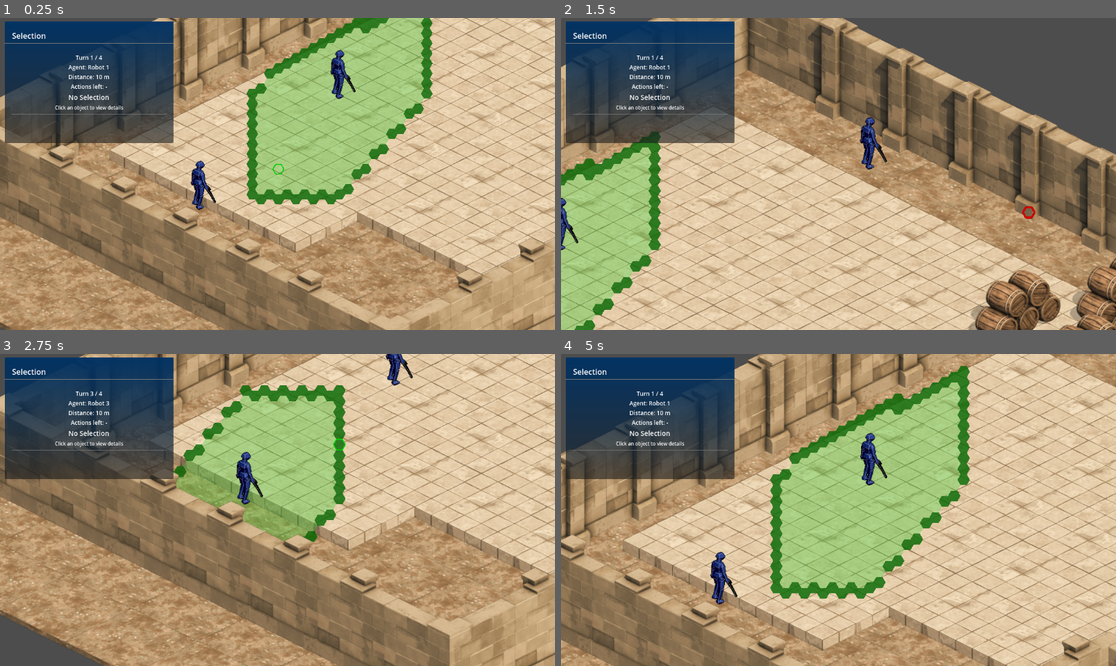
Above: before the commit, frames 1-4 (two rows, left to right).
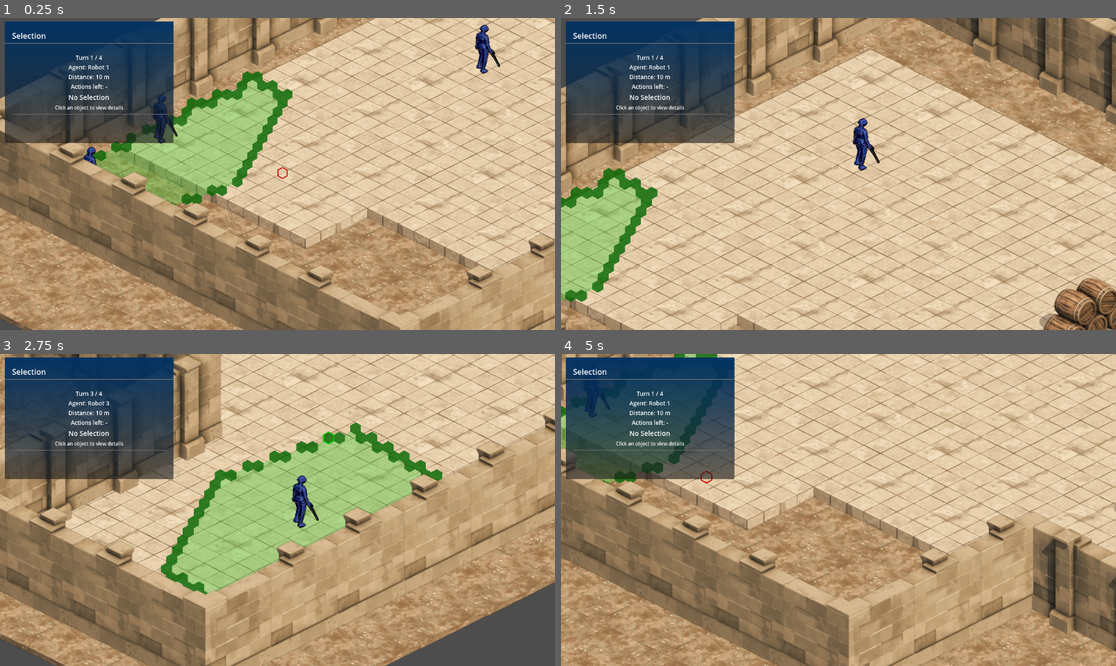
Above: after the commit, the same moments.

Repository: iolmstead23/robots-zombies-ghosts
Game: Godot game, scene res://main.tscn
Two runs of this game, one before a commit and one after it. Both use one fixed random seed, a clock stepped at 60 frames per second and the inputs below. This scene is started directly instead of the project's main scene.
Inputs (mouse positions are in pixels of both pictures, inside the frame that each line leads up to):
- Up to frame 1 (0.25 s): no input
- Up to frame 2 (1.5 s): tap Enter (ui_accept) at 0.5, 0.77 s; move the mouse to (1088, 245) at 0.52 s; hold Right (ui_right) 0.53-1.28 s; tap Space at 0.6, 1.35 s; click (1088, 245) at 0.67 s; move the mouse to (1027, 217) at 1.27 s; hold Down (ui_down) from 1.28 s (still down); click (1027, 217) at 1.42 s
- Up to frame 3 (2.75 s): tap Enter (ui_accept) at 1.52 s; move the mouse to (333, 441) at 2.02 s; release Down (ui_down) at 2.03 s; hold Right (ui_right) from 2.03 s (still down); tap Space at 2.1 s
- Up to frame 4 (5 s): move the mouse to (810, 572) at 2.77 s; release Right (ui_right) at 2.78 s; hold Up (ui_up) 2.78-3.53 s; tap Space at 2.85, 3.6, 4.35 s; click (810, 572) at 2.92 s; tap Enter (ui_accept) at 3.02, 3.77, 4.52 s; move the mouse to (1049, 531) at 3.52 s; hold Left (ui_left) from 3.53 s (still down); click (1049, 531) at 3.67 s; move the mouse to (672, 463) at 4.27 s

The runs differ from the first frame. In frame 1, 44% of the frame differs, in the area x 0-100%, y 0-100%; in frame 2, 57%; in frame 3, 65%; in frame 4, 70%.

Commit message:
Fix oval movement radius: adjust isometric scale, add distance validation, implement visual and hybrid range functions

Diff:
--- a/Controllers/DebugController/Visualization/hex_grid_debug.gd
+++ b/Controllers/DebugController/Visualization/hex_grid_debug.gd
@@ -40,6 +40,13 @@
 		return
 
 	var size := hex_grid.hex_size
+
+	# Use isometric corners if transform is enabled
+	if hex_grid.use_isometric_transform:
+		_hex_corners = HexGeometry.get_isometric_corner_offsets(size)
+		return
+
+	# Standard hex corners
 	var angle_offset := 0.0 if hex_grid.layout_flat_top else PI / 6.0
 
 	for i in range(6):
--- a/Controllers/HexGridController/Core/hex_cell.gd
+++ b/Controllers/HexGridController/Core/hex_cell.gd
@@ -32,6 +32,10 @@
 	var dz: int = abs(cube_a.z - cube_b.z)
 	@warning_ignore("integer_division")
 	return (dx + dy + dz) / 2
+
+# Calculate visual isometric distance
+func isometric_distance_to(other: HexCell) -> float:
+	return IsoDistanceCalculator.calculate_isometric_distance(self, other)
 
 func get_neighbors_coords() -> Array[Vector2i]:
 	const FLAT_TOP_DIRECTIONS := [
--- a/Controllers/HexGridController/Core/hex_grid.gd
+++ b/Controllers/HexGridController/Core/hex_grid.gd
@@ -19,6 +19,12 @@
 @export var iso_angle: float = 30.0
 @export var sprite_vertical_offset: float = 0.0
 @export var click_isometric_correction: bool = false
+@export var use_isometric_transform: bool = false
+
+# Distance calculation settings
+@export_group("Distance Settings")
+@export var use_hybrid_range: bool = false
+@export_range(0.0, 1.0) var hybrid_alpha: float = 0.5
 
 # Storage
 var cells: Array[HexCell] = []
@@ -48,11 +54,35 @@
 		print("HexGrid: Initialized %dx%d (%d cells)" % [grid_width, grid_height, cells.size()])
 
 func _calculate_layout() -> void:
+	if use_isometric_transform and layout_flat_top:
+		var metrics := IsoCornerCalculator.calculate_isometric_metrics(hex_size)
+		hex_width = metrics.width
+		hex_height = metrics.height
+		horizontal_spacing = metrics.horizontal_spacing
+		vertical_spacing = metrics.vertical_spacing
+		if OS.is_debug_build():
+			print("HexGrid: Using 30° ROTATED isometric transform")
+			print("  - Rotation: 30° diagonal axis")
+			print("  - Horizontal spacing: %.2f" % horizontal_spacing)
+			print("  - Vertical spacing: %.2f" % vertical_spacing)
+			print("  - Ratio: %.2f:1" % metrics.ratio)
+			var dist_check := IsoDistanceCalculator.verify_equal_distances(hex_size)
+			print("  - Distance variance: %.4f (equal=%s)" % [dist_check.variance, dist_check.are_equal])
+			print("  - Finding optimal Y-scale factor...")
+			var optimal := IsoDistanceCalculator.find_optimal_scale(hex_size)
+			print("  - OPTIMAL: scale_y=%.3f, variance=%.4f" % [optimal.best_scale, optimal.best_variance])
+			print("  - Current DISTANCE_SCALE=%.3f needs adjustment!" % IsoTransform.DISTANCE_SCALE)
+		return
+
 	if layout_flat_top:
 		hex_width = hex_size * 2.0
 		hex_height = sqrt(3.0) * hex_size
 		horizontal_spacing = hex_width * 0.75
 		vertical_spacing = hex_height
+		if OS.is_debug_build():
+			print("HexGrid: Using STANDARD flat-top layout")
+			print("  - Horizontal spacing: %.2f" % horizontal_spacing)
+			print("  - Vertical spacing: %.2f" % vertical_spacing)
 	else:
 		hex_width = sqrt(3.0) * hex_size
 		hex_height = hex_size * 2.0
@@ -75,6 +105,9 @@
 			idx += 1
 
 func _axial_to_world(q: int, r: int) -> Vector2:
+	if use_isometric_transform:
+		return IsoTransform.axial_to_isometric(q, r, hex_size, grid_offset)
+
 	var x: float
 	var y: float
 
@@ -88,6 +121,9 @@
 	return Vector2(x, y) + grid_offset
 
 func world_position_to_axial(world_pos: Vector2) -> Vector2i:
+	if use_isometric_transform:
+		return IsoTransform.isometric_to_axial(world_pos, hex_size, grid_offset)
+
 	var p := world_pos - grid_offset
 	if sprite_vertical_offset != 0.0:
 		p.y += sprite_vertical_offset
@@ -220,6 +256,36 @@
 func get_enabled_cells_in_range(center: HexCell, radius: int) -> Array[HexCell]:
 	var result: Array[HexCell] = []
 	for cell in get_cells_in_range(center, radius):
+		if cell.enabled:
+			result.append(cell)
+	return result
+
+func get_cells_in_visual_range(center: HexCell, pixel_radius: float) -> Array[HexCell]:
+	var result: Array[HexCell] = []
+	for cell in cells:
+		var visual_dist := IsoDistanceCalculator.calculate_isometric_distance(center, cell)
+		if visual_dist <= pixel_radius:
+			result.append(cell)
+	return result
+
+func get_enabled_cells_in_visual_range(center: HexCell, pixel_radius: float) -> Array[HexCell]:
+	var result: Array[HexCell] = []
+	for cell in get_cells_in_visual_range(center, pixel_radius):
+		if cell.enabled:
+			result.append(cell)
+	return result
+
+func get_cells_in_hybrid_range(center: HexCell, radius: float) -> Array[HexCell]:
+	var result: Array[HexCell] = []
+	for cell in cells:
+		var hybrid_dist := IsoDistanceCalculator.calculate_hybrid_distance(center, cell, hybrid_alpha)
+		if hybrid_dist <= radius:
+			result.append(cell)
+	return result
+
+func get_enabled_cells_in_hybrid_range(center: HexCell, radius: float) -> Array[HexCell]:
+	var result: Array[HexCell] = []
+	for cell in get_cells_in_hybrid_range(center, radius):
 		if cell.enabled:
 			result.append(cell)
 	return result
--- a/Controllers/HexGridController/Core/hex_grid_controller.gd
+++ b/Controllers/HexGridController/Core/hex_grid_controller.gd
@@ -212,6 +212,7 @@
 	hex_grid.grid_height = grid_height
 	hex_grid.hex_size = hex_size
 	hex_grid.layout_flat_top = true
+	hex_grid.use_isometric_transform = true
 	hex_grid.sprite_vertical_offset = 0.0
 	hex_grid.grid_offset = grid_offset
 	add_child(hex_grid)
--- a/Controllers/HexGridController/Managers/hex_cell_hover_visualizer.gd
+++ b/Controllers/HexGridController/Managers/hex_cell_hover_visualizer.gd
@@ -83,7 +83,10 @@
 		var pos := _rejection_pulse_cell.world_position
 		var size := hex_grid.hex_size
 		# Draw thicker red outline for rejection pulse
-		HexGeometry.draw_hexagon_outline(self, pos, size * 0.95, not_navigable_color, rejection_pulse_width)
+		if hex_grid.use_isometric_transform:
+			HexGeometry.draw_isometric_hexagon_outline(self, pos, size * 0.95, not_navigable_color, rejection_pulse_width)
+		else:
+			HexGeometry.draw_hexagon_outline(self, pos, size * 0.95, not_navigable_color, rejection_pulse_width)
 
 	# Draw normal hover outline
 	if not hover_enabled or not hovered_cell:
@@ -104,4 +107,7 @@
 	# Draw hex outline
 	var pos := hovered_cell.world_position
 	var size := hex_grid.hex_size
-	HexGeometry.draw_hexagon_outline(self, pos, size * 0.95, outline_color, outline_width)
+	if hex_grid.use_isometric_transform:
+		HexGeometry.draw_isometric_hexagon_outline(self, pos, size * 0.95, outline_color, outline_width)
+	else:
+		HexGeometry.draw_hexagon_outline(self, pos, size * 0.95, outline_color, outline_width)
--- a/Controllers/HexGridController/Managers/hex_cell_selector.gd
+++ b/Controllers/HexGridController/Managers/hex_cell_selector.gd
@@ -63,4 +63,7 @@
 	var outline_color := highlight_outline_color if selected_cell.enabled else disabled_highlight_color
 
 	# Draw outline only (no fill)
-	HexGeometry.draw_hexagon_outline(self, pos, size * 0.95, outline_color, outline_width)
+	if hex_grid.use_isometric_transform:
+		HexGeometry.draw_isometric_hexagon_outline(self, pos, size * 0.95, outline_color, outline_width)
+	else:
+		HexGeometry.draw_hexagon_outline(self, pos, size * 0.95, outline_color, outline_width)
--- a/Controllers/HexGridController/Managers/traversable_area_visualizer.gd
+++ b/Controllers/HexGridController/Managers/traversable_area_visualizer.gd
@@ -88,7 +88,12 @@
 		return
 
 	var size := hex_grid.hex_size
-	_hex_corners = HexGeometry.get_hex_corner_offsets(size)
+
+	# Use isometric corners if transform is enabled
+	if hex_grid.use_isometric_transform:
+		_hex_corners = HexGeometry.get_isometric_corner_offsets(size)
+	else:
+		_hex_corners = HexGeometry.get_hex_corner_offsets(size)
 
 # ============================================================================
 # SIGNAL HANDLERS
--- /dev/null
+++ b/Controllers/HexGridController/Packages/IsometricTransform/iso_corner_calculator.gd
@@ -0,0 +1,45 @@
+class_name IsoCornerCalculator
+extends RefCounted
+
+# Calculate hexagon corners in isometric space
+# Transforms standard flat-top corners to achieve 2:1 visual ratio
+
+# Generate 6 corner vertices for flat-top hexagon in isometric space
+static func get_isometric_hex_corners(center: Vector2, radius: float) -> PackedVector2Array:
+	var corners := PackedVector2Array()
+	for i in range(6):
+		var standard_corner := _get_standard_corner(i, radius)
+		var iso_corner := IsoTransform.to_isometric(standard_corner)
+		corners.append(center + iso_corner)
+	return corners
+
+# Get pre-calculated isometric corner offsets (relative to center)
+static func get_isometric_corner_offsets(radius: float) -> PackedVector2Array:
+	var offsets := PackedVector2Array()
+	for i in range(6):
+		var standard_corner := _get_standard_corner(i, radius)
+		var iso_offset := IsoTransform.to_isometric(standard_corner)
+		offsets.append(iso_offset)
+	return offsets
+
+# Calculate standard flat-top hex corner offset (0-5)
+static func _get_standard_corner(corner_index: int, radius: float) -> Vector2:
+	var angle_deg := 60.0 * corner_index
+	var angle_rad := deg_to_rad(angle_deg)
+	return Vector2(radius * cos(angle_rad), radius * sin(angle_rad))
+
+# Calculate isometric hex metrics
+static func calculate_isometric_metrics(hex_size: float) -> Dictionary:
+	var spacing := IsoTransform.get_isometric_spacing(hex_size)
+	var standard_width := hex_size * 2.0
+	var standard_height := hex_size * sqrt(3.0)
+	var width_vec := IsoTransform.to_isometric(Vector2(standard_width, 0.0))
+	var height_vec := IsoTransform.to_isometric(Vector2(0.0, standard_height))
+	return {
+		"width": width_vec.length(),
+		"height": height_vec.length(),
+		"horizontal_spacing": spacing.horizontal,
+		"vertical_spacing": spacing.vertical,
+		"ratio": spacing.ratio,
+		"radius": hex_size
+	}
--- /dev/null
+++ b/Controllers/HexGridController/Packages/IsometricTransform/iso_distance_calculator.gd
@@ -0,0 +1,97 @@
+class_name IsoDistanceCalculator
+extends RefCounted
+
+# Calculate distances in isometric space considering visual distortion
+# Provides visual, logical, and hybrid distance measurements
+
+# Calculate visual distance between two cells in isometric space
+static func calculate_isometric_distance(cell_a: HexCell, cell_b: HexCell) -> float:
+	var iso_pos_a := IsoTransform.to_isometric(cell_a.world_position)
+	var iso_pos_b := IsoTransform.to_isometric(cell_b.world_position)
+	return iso_pos_a.distance_to(iso_pos_b)
+
+# Calculate logical hex distance (unchanged, uses axial coordinates)
+static func calculate_logical_distance(cell_a: HexCell, cell_b: HexCell) -> int:
+	return cell_a.distance_to(cell_b)
+
+# Get distance ratio between isometric and logical space
+static func get_distance_ratio(cell_a: HexCell, cell_b: HexCell) -> float:
+	var logical := float(calculate_logical_distance(cell_a, cell_b))
+	if logical == 0.0:
+		return 1.0
+	var visual := calculate_isometric_distance(cell_a, cell_b)
+	return visual / logical
+
+# Calculate weighted distance considering both logical and visual distance
+static func calculate_hybrid_distance(cell_a: HexCell, cell_b: HexCell, alpha: float) -> float:
+	var logical := float(calculate_logical_distance(cell_a, cell_b))
+	var visual := calculate_isometric_distance(cell_a, cell_b)
+	return lerp(logical, visual, alpha)
+
+# Verify that all 6 hex directions have equal visual distance
+static func verify_equal_distances(hex_size: float) -> Dictionary:
+	var distances: Array[float] = []
+	var neighbor_offsets := [
+		Vector2(hex_size * 1.5, 0),
+		Vector2(hex_size * 0.75, -hex_size * sqrt(3.0) * 0.5),
+		Vector2(-hex_size * 0.75, -hex_size * sqrt(3.0) * 0.5),
+		Vector2(-hex_size * 1.5, 0),
+		Vector2(-hex_size * 0.75, hex_size * sqrt(3.0) * 0.5),
+		Vector2(hex_size * 0.75, hex_size * sqrt(3.0) * 0.5)
+	]
+	for offset in neighbor_offsets:
+		var iso_vec := IsoTransform.to_isometric(offset)
+		distances.append(iso_vec.length())
+	var min_dist: float = distances.min()
+	var max_dist: float = distances.max()
+	var sum := 0.0
+	for d in distances:
+		sum += d
+	return {
+		"distances": distances,
+		"min": min_dist,
+		"max": max_dist,
+		"average": sum / 6.0,
+		"variance": max_dist - min_dist,
+		"are_equal": abs(max_dist - min_dist) < 0.01
+	}
+
+# Test different Y-scale factors to find optimal value
+static func find_optimal_scale(hex_size: float) -> Dictionary:
+	var test_scales := [0.3, 0.4, 0.5, 0.577, 0.6, 0.7, 0.8, 0.9, 1.0, 1.1, 1.2, 1.3, 1.4, 1.5]
+	var best_scale := 0.577
+	var best_variance := 999.9
+	var results: Array[Dictionary] = []
+	for scale in test_scales:
+		var variance := _test_scale_factor(hex_size, scale)
+		results.append({"scale": scale, "variance": variance})
+		if variance < best_variance:
+			best_variance = variance
+			best_scale = scale
+	return {
+		"best_scale": best_scale,
+		"best_variance": best_variance,
+		"all_results": results
+	}
+
+# Test a specific scale factor and return variance
+static func _test_scale_factor(hex_size: float, scale_y: float) -> float:
+	var cos_30 := 0.866025403784
+	var sin_30 := 0.5
+	var distances: Array[float] = []
+	var neighbor_offsets := [
+		Vector2(hex_size * 1.5, 0),
+		Vector2(hex_size * 0.75, -hex_size * sqrt(3.0) * 0.5),
+		Vector2(-hex_size * 0.75, -hex_size * sqrt(3.0) * 0.5),
+		Vector2(-hex_size * 1.5, 0),
+		Vector2(-hex_size * 0.75, hex_size * sqrt(3.0) * 0.5),
+		Vector2(hex_size * 0.75, hex_size * sqrt(3.0) * 0.5)
+	]
+	for offset in neighbor_offsets:
+		var rx: float = offset.x * cos_30 - offset.y * sin_30
+		var ry: float = (offset.x * sin_30 + offset.y * cos_30) * scale_y
+		var length := sqrt(rx * rx + ry * ry)
+		distances.append(length)
+	var min_d: float = distances.min()
+	var max_d: float = distances.max()
+	return max_d - min_d
--- /dev/null
+++ b/Controllers/HexGridController/Packages/IsometricTransform/iso_transform.gd
@@ -0,0 +1,93 @@
+class_name IsoTransform
+extends RefCounted
+
+# 30° isometric transformation with diagonal axis rotation
+# Provides classic isometric perspective with equal hex distances
+
+# Rotation angle
+const ROTATION_DEG: float = 30.0
+const ROTATION_RAD: float = 0.523599  # PI/6
+
+# Trigonometric constants
+const COS_30: float = 0.866025403784  # sqrt(3)/2
+const SIN_30: float = 0.5
+
+# Y-scale for equal hex distances (optimized from 0.577 to reduce variance)
+const DISTANCE_SCALE: float = 1.0
+
+# Transformation matrix [a b; c d]
+const MATRIX_A: float = 0.866025  # cos(30°)
+const MATRIX_B: float = -0.5      # -sin(30°)
+const MATRIX_C: float = 0.5       # sin(30°) × DISTANCE_SCALE
+const MATRIX_D: float = 0.866025  # cos(30°) × DISTANCE_SCALE
+
+# Inverse matrix components
+const DET: float = 1.0  # determinant
+const INV_SCALE: float = 1.0  # 1/det
+
+# Transform standard world position to 30° isometric space
+static func to_isometric(world_pos: Vector2) -> Vector2:
+	var x := world_pos.x
+	var y := world_pos.y
+	return Vector2(
+		x * MATRIX_A + y * MATRIX_B,
+		x * MATRIX_C + y * MATRIX_D
+	)
+
+# Transform isometric position back to standard world space
+static func from_isometric(iso_pos: Vector2) -> Vector2:
+	var ix := iso_pos.x
+	var iy := iso_pos.y
+	return Vector2(
+		(ix * MATRIX_D - iy * MATRIX_B) * INV_SCALE,
+		(-ix * MATRIX_C + iy * MATRIX_A) * INV_SCALE
+	)
+
+# Get isometric spacing parameters for flat-top hexagons
+static func get_isometric_spacing(hex_size: float) -> Dictionary:
+	var standard_h := hex_size * 1.5
+	var standard_v := hex_size * sqrt(3.0)
+	var standard_vec_h := Vector2(standard_h, 0.0)
+	var standard_vec_v := Vector2(0.0, standard_v)
+	var iso_h := to_isometric(standard_vec_h).length()
+	var iso_v := to_isometric(standard_vec_v).length()
+	return {
+		"horizontal": iso_h,
+		"vertical": iso_v,
+		"ratio": iso_h / iso_v
+	}
+
+# Calculate isometric position from axial coordinates (flat-top, odd-Q)
+static func axial_to_isometric(q: int, r: int, hex_size: float, grid_offset: Vector2) -> Vector2:
+	var standard_x := hex_size * (1.5 * q)
+	var standard_y := hex_size * (sqrt(3.0) * (r + 0.5 * (q & 1)))
+	var result := to_isometric(Vector2(standard_x, standard_y) + grid_offset)
+	return result
+
+# Calculate axial coordinates from isometric world position (flat-top, odd-Q)
+static func isometric_to_axial(iso_pos: Vector2, hex_size: float, grid_offset: Vector2) -> Vector2i:
+	var world_pos := from_isometric(iso_pos)
+	var p := world_pos - grid_offset
+	var q := (2.0 / 3.0 * p.x) / hex_size
+	var col_offset := 0.5 * (int(round(q)) & 1)
+	var r := (p.y / (hex_size * sqrt(3.0))) - col_offset
+	return _hex_round(q, r)
+
+# Hex coordinate rounding (cube coordinate method)
+static func _hex_round(q: float, r: float) -> Vector2i:
+	var x := q
+	var z := r
+	var y := -x - z
+	var rx := roundi(x)
+	var ry := roundi(y)
+	var rz := roundi(z)
+	var dx: float = abs(rx - x)
+	var dy: float = abs(ry - y)
+	var dz: float = abs(rz - z)
+	if dx > dy and dx > dz:
+		rx = -ry - rz
+	elif dy > dz:
+		ry = -rx - rz
+	else:
+		rz = -rx - ry
+	return Vector2i(rx, rz)
--- a/Controllers/HexGridController/Utilities/HexGeometry/hex_geometry.gd
+++ b/Controllers/HexGridController/Utilities/HexGeometry/hex_geometry.gd
@@ -67,3 +67,32 @@
 		"vertical_spacing": hex_size * sqrt(3.0),
 		"radius": hex_size
 	}
+
+
+# Generate isometric hex corners
+static func get_isometric_hex_corners(center: Vector2, radius: float) -> PackedVector2Array:
+	return IsoCornerCalculator.get_isometric_hex_corners(center, radius)
+
+
+# Get isometric corner offsets
+static func get_isometric_corner_offsets(radius: float) -> PackedVector2Array:
+	return IsoCornerCalculator.get_isometric_corner_offsets(radius)
+
+
+# Draw isometric hexagon outline
+static func draw_isometric_hexagon_outline(canvas: CanvasItem, center: Vector2, radius: float, color: Color, width: float = 2.0) -> void:
+	var points := get_isometric_hex_corners(center, radius)
+	for i in range(6):
+		var next_i := (i + 1) % 6
+		canvas.draw_line(points[i], points[next_i], color, width)
+
+
+# Draw isometric hexagon filled
+static func draw_isometric_hexagon_filled(canvas: CanvasItem, center: Vector2, radius: float, color: Color) -> void:
+	var points := get_isometric_hex_corners(center, radius)
+	canvas.draw_colored_polygon(points, color)
+
+
+# Calculate isometric hex metrics
+static func calculate_isometric_metrics(hex_size: float) -> Dictionary:
+	return IsoCornerCalculator.calculate_isometric_metrics(hex_size)
--- a/Controllers/SessionController/Packages/Navigation/navigable_cells_calculator.gd
+++ b/Controllers/SessionController/Packages/Navigation/navigable_cells_calculator.gd
@@ -2,6 +2,10 @@
 extends RefCounted
 
 signal calculation_completed(cells: Array[HexCell], agent_cell: HexCell)
+
+# Distance filter configuration
+var use_distance_filter: bool = true
+var distance_tolerance: float = 2.0  # 100% tolerance to account for distortion variance
 
 var _last_agent_cell: HexCell = null
 
@@ -47,9 +51,22 @@
 func _filter_reachable_cells(context: SessionTypes.NavigableContext) -> Array[HexCell]:
 	# Use HexFloodFill for efficient area calculation
 	var flood_fill := HexFloodFill.new()
-	var result := flood_fill.get_reachable_cells(
+
+	# Create distance validation filter if enabled
+	var distance_filter = null
+	if use_distance_filter and context.grid.use_isometric_transform:
+		distance_filter = func(cell: HexCell) -> bool:
+			var logical_dist := context.agent_cell.distance_to(cell)
+			if logical_dist == 0:
+				return true
+			var visual_dist := IsoDistanceCalculator.calculate_isometric_distance(context.agent_cell, cell)
+			var avg_spacing := (context.grid.horizontal_spacing + context.grid.vertical_spacing) / 2.0
+			var expected_visual := float(logical_dist) * avg_spacing
+			return visual_dist <= expected_visual * distance_tolerance
+
+	return flood_fill.get_reachable_cells(
 		context.agent_cell,
 		context.grid,
-		context.remaining_distance
+		context.remaining_distance,
+		distance_filter
 	)
-	return result
Not shown, added: Controllers/HexGridController/Packages/IsometricTransform/iso_corner_calculator.gd.uid
Not shown, added: Controllers/HexGridController/Packages/IsometricTransform/iso_distance_calculator.gd.uid
Not shown, added: Controllers/HexGridController/Packages/IsometricTransform/iso_transform.gd.uid
